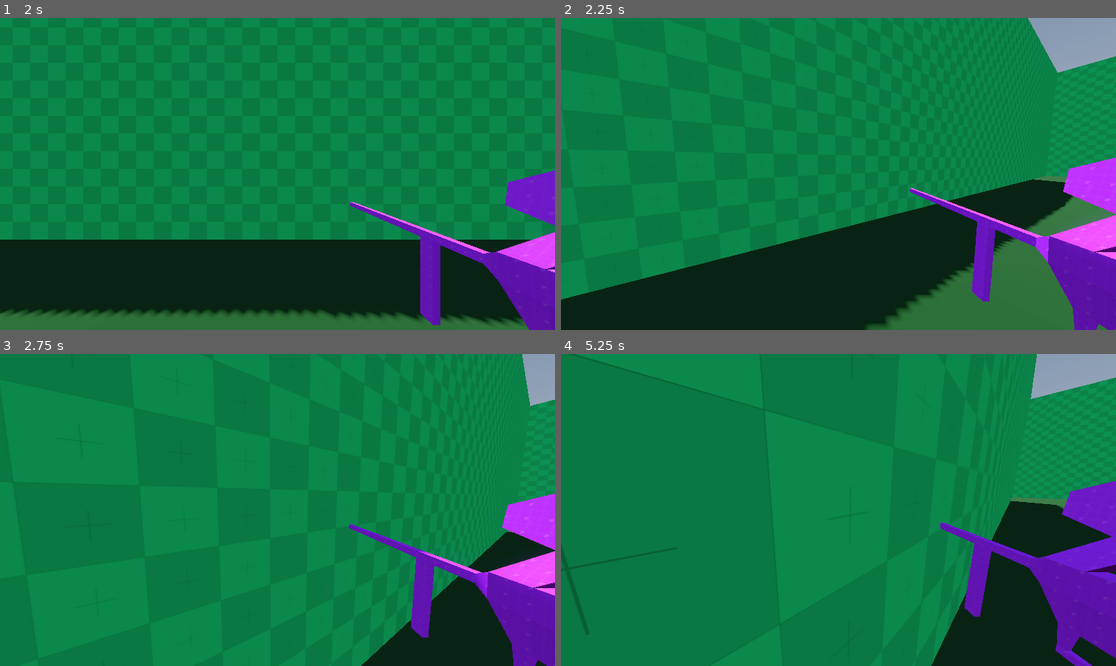
Above: before the commit, frames 1-4 (two rows, left to right).
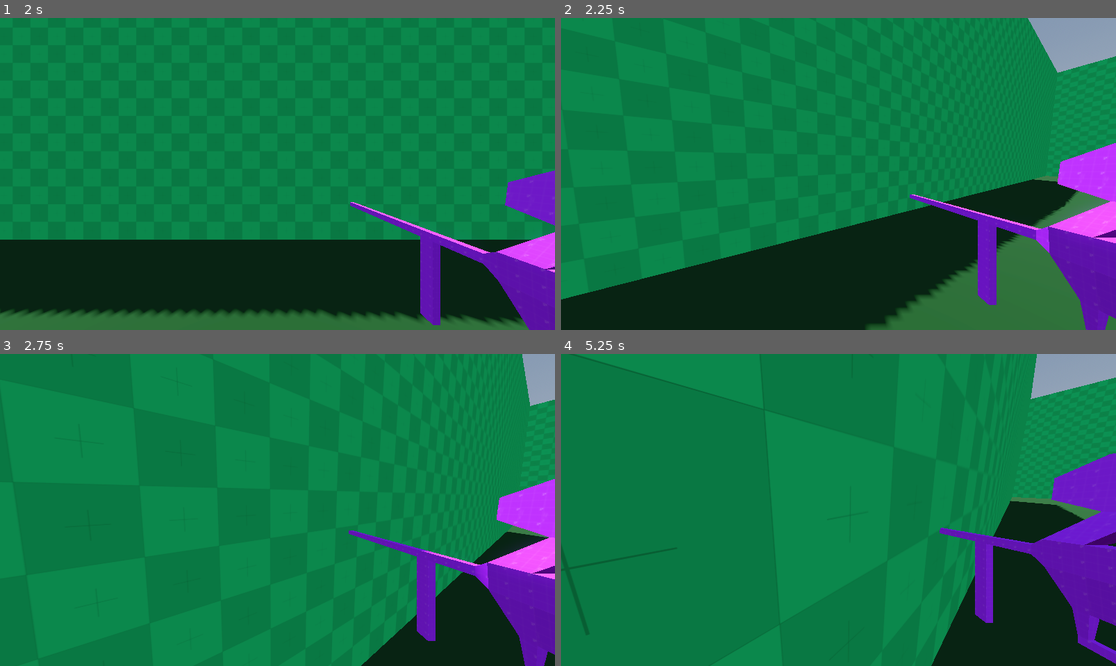
Above: after the commit, the same moments.

Repository: Monkeytonk115/godot-paintball
Game: Godot game, scene res://scenes/main.tscn
The game is run twice, just before and just after one commit, with the same random seed, the same clock (stepped at 60 frames per second) and the same inputs.
Inputs (mouse positions are in pixels of both pictures, inside the frame that each line leads up to):
- Up to frame 1 (2 s): click (277, 186) at 0.52 s; type "12" at 0.6 s; click "host multiplayer" at 1.25 s
- Up to frame 2 (2.25 s): tap Enter at 2 s; move the mouse to (866, 174) at 2.02 s; press the mouse at (866, 174) at 2.03 s; hold W (forward) from 2.03 s (still down)
- Up to frame 3 (2.75 s): keep holding W (forward); tap Space (jump) at 2.27 s
- Up to frame 4 (5.25 s): keep holding W (forward); move the mouse to (810, 510) at 2.77 s; release the mouse at (810, 510) at 2.78 s; tap Tab (scoreboard) at 2.85, 4.35 s; tap Space (jump) at 3.02, 4.25, 4.52 s; move the mouse to (849, 503) at 3.52 s; press the mouse at (849, 503) at 3.53 s; move the mouse to (832, 516) at 4.27 s; release the mouse at (832, 516) at 4.28 s; move the mouse to (877, 513) at 5.02 s; press the mouse at (877, 513) at 5.03 s

Frame 1 is identical in both runs. In frame 2, 3.2% of the frame differs, in the area x 62-100%, y 40-100%; in frame 3, 3.2%; in frame 4, 5.7%, in the area x 68-100%, y 31-100%.

Commit message:
set weapon x to be same as looking x

Diff:
--- a/scenes/player.gd
+++ b/scenes/player.gd
@@ -40,6 +40,8 @@
 		rotate_y(-event.relative.x * 0.005)
 		$humanoid/Eye.rotate_x(-event.relative.y * 0.005)
 		$humanoid/Eye.rotation.x = clamp($humanoid/Eye.rotation.x, -PI/2, PI/2)
+
+		equipped_weapon.rotation.x = $humanoid/Eye.rotation.x
 
 
 func _physics_process(delta):
